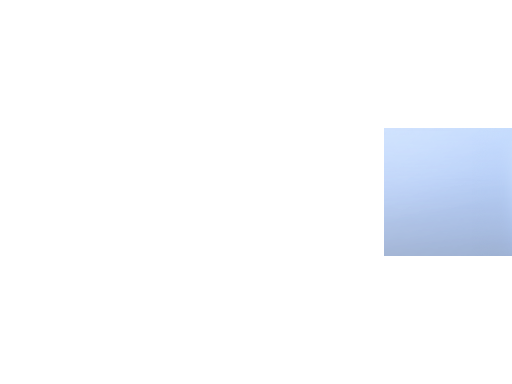
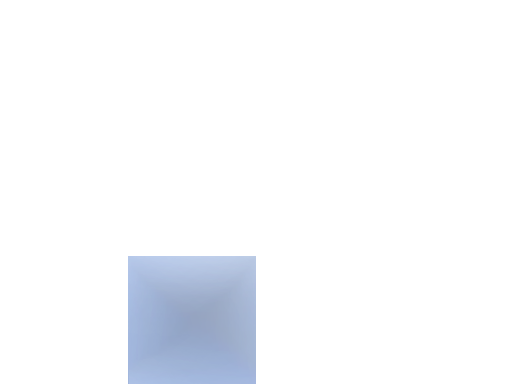
Layer changes from the first 512 x 384 image to the second:
hid "-Z diffuse" over bbox(384, 128, 512, 256)
added layer "Pasted Layer #3" above "diffuse copy" over bbox(128, 256, 256, 384)
